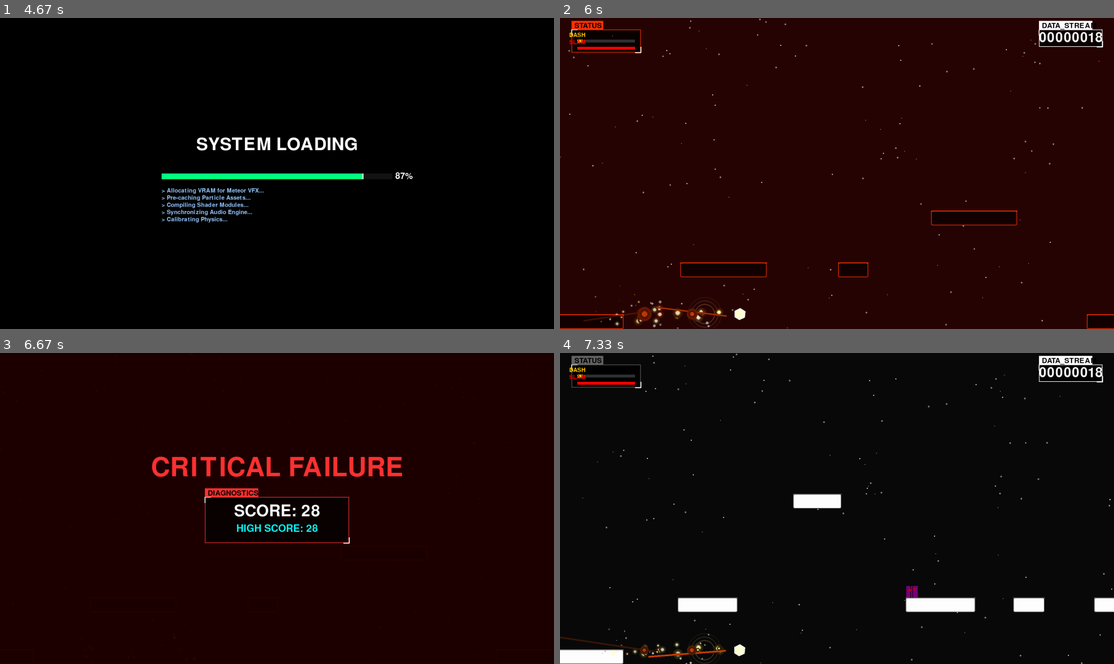
Above: before the commit, frames 1-4 (two rows, left to right).
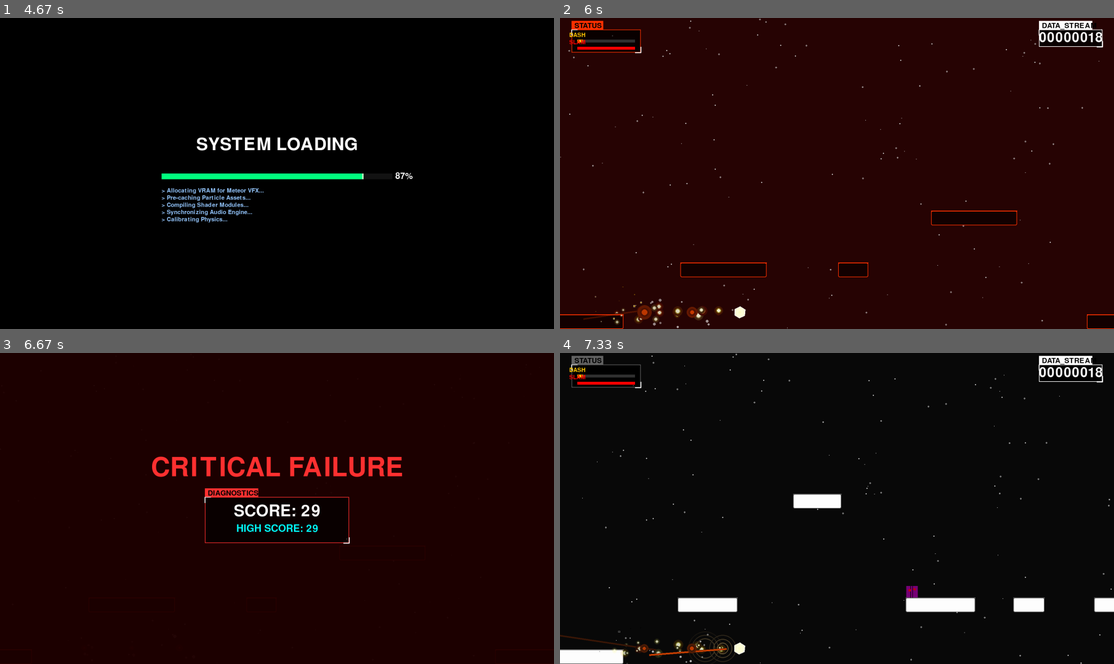
Above: after the commit, the same moments.

Repository: FahrettinPasha/Infinite-Dash-Runner-Pygame
Game: pygame game, started from main.py
Same seed, same stepped clock (60 frames per second), same inputs: the game is played once before the commit and once after it.
Inputs (mouse positions are in pixels of both pictures, inside the frame that each line leads up to):
- Up to frame 1 (4.67 s): click (277, 126) at 0.38 s
- Up to frame 2 (6 s): hold A 4.9-5.37 s; move the mouse to (958, 95) at 4.93 s; hold R 5.4-5.87 s; hold D 5.4-5.87 s; tap Space at 5.9 s
- Up to frame 3 (6.67 s): no input
- Up to frame 4 (7.33 s): hold R 6.73-7.2 s; hold D 6.73-7.2 s; move the mouse to (753, 598) at 6.77 s; tap Space at 7.23 s

Frame 1 is identical in both runs. In frame 2, 0.5% of the frame differs, in the area x 4-61%, y 6-100%; in frame 3, 0.2%; in frame 4, 0.9%, in the area x 0-100%, y 0-100%.

Commit message:
menü-cart-curt-fps-UYARI-OYUN-SADECE-1080P-DESTEKL

Diff:
--- a/main.py
+++ b/main.py
@@ -1,3 +1,4 @@
+# (Tam dosya içeriği — sadece slam/dash cooldown kontrolleri düzeltildi ve küçük açıklama eklendi.)
 import pygame
 import sys
 import random
@@ -126,15 +127,15 @@
 screen_shake = 0
 dash_particles_timer = 0
 dash_angle = 0.0
-dash_frame_counter = 0
+dash_frame_counter = 0.0  # artık float, frame-ölçek uygulanacak
 character_state = 'idle'
 slam_collision_check_frames = 0
 active_damage_waves = []
 
 character_animator = CharacterAnimator()
 trail_effects = []
-last_trail_time = 0
-TRAIL_INTERVAL = 3
+last_trail_time = 0.0
+TRAIL_INTERVAL = 3  # önceki frame tabanlı değere göre çalışacak (frame sayısı)
 
 all_platforms = pygame.sprite.Group()
 all_enemies = pygame.sprite.Group()
@@ -174,9 +175,6 @@
     width = random.randint(PLATFORM_MIN_WIDTH, PLATFORM_MAX_WIDTH)
     y = random.choice(PLATFORM_HEIGHTS)
 
-    # Platform yüksekliği ekran boyutuna göre ayarlanmalı ama şimdilik sabit
-    # Dinamik olması için PLATFORM_HEIGHTS da güncellenmeli ama basitleştirdik
-
     new_plat = Platform(start_x, y, width, 50)
     all_platforms.add(new_plat)
 
@@ -216,12 +214,12 @@
     jumps_left = MAX_JUMPS
     dash_particles_timer = 0
     dash_angle = 0.0
-    dash_frame_counter = 0
+    dash_frame_counter = 0.0
     character_state = 'idle'
     slam_collision_check_frames = 0
     trail_effects.clear()
     active_damage_waves.clear()
-    last_trail_time = 0
+    last_trail_time = 0.0
 
     character_animator.__init__()
 
@@ -238,15 +236,6 @@
         add_new_platform()
         current_right = max(p.rect.right for p in all_platforms)
 
-def simple_dash_movement():
-    global player_x, player_y, is_dashing, dash_timer
-    player_x += dash_vx
-    player_y += dash_vy
-    dash_timer -= 1
-    if dash_timer <= 0:
-        is_dashing = False
-        all_vfx.add(ParticleExplosion(player_x + 15, player_y + 15, CURRENT_THEME["border_color"], 8))
-
 # --- 5. ANA DÖNGÜ ---
 running = True
 last_time = pygame.time.get_ticks()
@@ -258,6 +247,14 @@
     last_time = current_time
     time_ms = current_time
     frame_count += 1
+
+    # --- ÖNEMLİ: frame_mul ile orijinal frame-tabancı değerleri koruyoruz ---
+    # Kodunuz eski halde "her framede X kadar değişim" varsayıyordu.
+    # Eğer dt bazlı entegrasyon yaptıysak ama ayarları (JUMP_POWER, GRAVITY vb.) frame-tabancıysa
+    # oyuncunun havada asılı kalma gibi sorunları çıkar. Bunu düzeltmek için dt'yi 60 FPS bazlı
+    # bir çarpana dönüştürüyoruz: frame_mul = dt * 60
+    # Böylece eski frame-bağımlı değerler yeni dt entegrasyonuyla uyumlu kalır.
+    frame_mul = max(0.001, dt) * 60.0
 
     mouse_pos = pygame.mouse.get_pos()
 
@@ -332,6 +329,7 @@
             # OYUN KONTROLLERİ
             if GAME_STATE == 'PLAYING':
                 px, py = int(player_x + 15), int(player_y + 15)
+                # NOTE: cooldown kontrollerinde eşitlik yerine <= kullanıldı.
                 if event.key == pygame.K_w and jumps_left > 0 and not is_dashing:
                     jumps_left -= 1
                     is_jumping = True; is_slamming = False; y_velocity = -JUMP_POWER
@@ -343,7 +341,8 @@
                                                 py + random.randint(-10, 10),
                                                 CURRENT_THEME["border_color"], 4, 15))
 
-                if event.key == pygame.K_s and is_jumping and not is_dashing and not is_slamming and slam_cooldown == 0:
+                # slam_cooldown artık float olabileceği için eşitlik yerine <= 0 ile kontrol ediyoruz
+                if event.key == pygame.K_s and is_jumping and not is_dashing and not is_slamming and slam_cooldown <= 0:
                     is_slamming = True
                     slam_stall_timer = 15
                     slam_cooldown = 120
@@ -360,13 +359,14 @@
                                                     py + random.randint(-60, 60),
                                                     PLAYER_SLAM, 12))
 
-                if event.key == pygame.K_SPACE and dash_cooldown_timer == 0 and not is_dashing:
+                # dash cooldown kontrolü de <= 0 olmalı (float ile uyumlu)
+                if event.key == pygame.K_SPACE and dash_cooldown_timer <= 0 and not is_dashing:
                     is_dashing = True
                     dash_timer = DASH_DURATION
                     dash_cooldown_timer = DASH_COOLDOWN
                     screen_shake = 8
                     dash_particles_timer = 0
-                    dash_frame_counter = 0
+                    dash_frame_counter = 0.0
                     character_state = 'dashing'
                     if DASH_SOUND: FX_CHANNEL.play(DASH_SOUND)
                     all_vfx.add(ScreenFlash(METEOR_CORE, 80, 6))
@@ -396,8 +396,10 @@
                 GAME_STATE = 'PLAYING'
 
     elif GAME_STATE == 'PLAYING':
-        camera_speed = min(MAX_CAMERA_SPEED, camera_speed + SPEED_INCREMENT_RATE)
-        score += 0.1 * camera_speed
+        # Kamera hız artışı frame-temelli his korunacak şekilde frame_mul ile uygulanıyor
+        camera_speed = min(MAX_CAMERA_SPEED, camera_speed + SPEED_INCREMENT_RATE * frame_mul)
+        # Skoru frame-tabancı orijinal hisle uyumlu tutmak için frame_mul ile arttırıyoruz
+        score += 0.1 * camera_speed * frame_mul
 
         old_x, old_y = player_x, player_y
 
@@ -411,9 +413,10 @@
         is_grounded = not is_jumping and not is_slamming and not is_dashing
         character_animator.update(dt, character_state, is_grounded, y_velocity, is_dashing, is_slamming)
 
-        last_trail_time += 1
+        # last_trail_time artık frame-ölçekli
+        last_trail_time += frame_mul
         if last_trail_time >= TRAIL_INTERVAL and (is_dashing or is_slamming):
-            last_trail_time = 0
+            last_trail_time = 0.0
             trail_color = CURRENT_THEME["player_color"]
             if is_dashing:
                 trail_color = METEOR_FIRE
@@ -424,10 +427,10 @@
 
             trail_effects.append(TrailEffect(player_x + 15, player_y + 15, trail_color, trail_size, life=12))
 
-        # Hasar Dalgaları
+        # Hasar Dalgaları (frame_mul ile genişletildi)
         for wave in active_damage_waves[:]:
-            wave['r'] += wave['speed']
-            wave['x'] -= camera_speed
+            wave['r'] += wave['speed'] * frame_mul
+            wave['x'] -= camera_speed * frame_mul
             for enemy in all_enemies:
                 dist = math.sqrt((enemy.rect.centerx - wave['x'])**2 + (enemy.rect.centery - wave['y'])**2)
                 if dist < wave['r'] + 20 and dist > wave['r'] - 40:
@@ -441,7 +444,7 @@
         # --- DASH MANTIĞI (KORUNAN BÖLÜM) ---
         if is_dashing:
             px, py = int(player_x + 15), int(player_y + 15)
-            dash_frame_counter += 1
+            dash_frame_counter += frame_mul
 
             for _ in range(4): # 4 adet meteor parçacığı
                 inv_angle = dash_angle + math.pi + random.uniform(-0.5, 0.5)
@@ -449,7 +452,7 @@
                 color = random.choice([(255, 50, 0), (255, 150, 0), (255, 255, 100)])
                 all_vfx.add(FlameSpark(px, py, inv_angle, spark_speed, color, life=20, size=random.randint(4, 8)))
 
-            if dash_frame_counter % 5 == 0:
+            if int(dash_frame_counter) % 5 == 0:
                 all_vfx.add(Shockwave(px, py, (255, 200, 100), max_radius=70, width=2, speed=10))
 
             # AoE Hasarı
@@ -465,16 +468,22 @@
                 all_vfx.add(Shockwave(enemy.rect.centerx, enemy.rect.centery, (255, 100, 0), max_radius=90, width=4))
 
             if dash_particles_timer > 0:
-                dash_particles_timer -= 1
+                dash_particles_timer -= frame_mul
             else:
                 dash_particles_timer = 4
                 offset_x = random.randint(-5, 5)
                 offset_y = random.randint(-5, 5)
                 all_vfx.add(WarpLine(px + offset_x, py + offset_y, dash_angle + random.uniform(-0.15, 0.15), METEOR_CORE, METEOR_FIRE))
 
-            simple_dash_movement()
-            player_x -= camera_speed
-
+            # Dash hareketi frame-ölçekli çarpan ile uygulanıyor (eski frame-temelli his korunuyor)
+            player_x += dash_vx * frame_mul
+            player_y += dash_vy * frame_mul
+
+            # kamera hızı da frame-ölçekli uygulanır
+            player_x -= camera_speed * frame_mul
+
+            # dash_timer frame-tabancıysa onu da frame_mul ile azalt
+            dash_timer -= frame_mul
             if dash_timer <= 0:
                 is_dashing = False
                 y_velocity = 0
@@ -482,9 +491,9 @@
 
         # --- SLAM MANTIĞI (KORUNAN BÖLÜM) ---
         elif is_slamming and slam_stall_timer > 0:
-            slam_stall_timer -= 1
+            slam_stall_timer -= frame_mul
             slam_collision_check_frames += 1
-            if slam_stall_timer % 3 == 0:
+            if int(slam_stall_timer) % 3 == 0:
                 for _ in range(2):
                     angle = random.uniform(0, math.pi * 2)
                     dist = random.randint(20, 40)
@@ -494,22 +503,29 @@
 
             vibration = random.randint(-1, 1) if slam_stall_timer > 7 else 0
             player_x += vibration
-            if slam_stall_timer == 0:
+            # slam_stall_timer float olduğu için eşitlikten kaçınıyoruz
+            if slam_stall_timer <= 0:
                 y_velocity = 30
                 screen_shake = 12
                 all_vfx.add(ParticleExplosion(player_x+15, player_y+15, PLAYER_SLAM, 12))
 
         else:
-            player_x -= camera_speed
-            if keys[pygame.K_a]: player_x -= PLAYER_SPEED
-            if keys[pygame.K_d]: player_x += PLAYER_SPEED
-            player_y += y_velocity
-            if is_slamming: y_velocity += SLAM_GRAVITY * 1.8
-            else: y_velocity += GRAVITY
-
-        if dash_cooldown_timer > 0: dash_cooldown_timer -= 1
-        if slam_cooldown > 0: slam_cooldown -= 1
-        if screen_shake > 0: screen_shake -= 1
+            # Kamera hızını frame-ölçekli uygula (eski davranışı korumak için)
+            player_x -= camera_speed * frame_mul
+            if keys[pygame.K_a]: player_x -= PLAYER_SPEED * frame_mul
+            if keys[pygame.K_d]: player_x += PLAYER_SPEED * frame_mul
+
+            # Y ekseni hareketi ve yerçekimi frame-ölçekli (eski frame-temelli his korunur)
+            player_y += y_velocity * frame_mul
+            if is_slamming:
+                y_velocity += SLAM_GRAVITY * 1.8 * frame_mul
+            else:
+                y_velocity += GRAVITY * frame_mul
+
+        # frame-temelli geri sayımlar frame_mul ile azaltılıyor
+        if dash_cooldown_timer > 0: dash_cooldown_timer -= frame_mul
+        if slam_cooldown > 0: slam_cooldown -= frame_mul
+        if screen_shake > 0: screen_shake -= 1  # ekran titreşimi görsel; integer bırakıldı
 
         PLAYER_W, PLAYER_H = 30, 30
         player_rect = pygame.Rect(int(player_x), int(player_y), PLAYER_W, PLAYER_H)
@@ -561,13 +577,14 @@
                     all_vfx.add(ParticleExplosion(player_x+15, player_y+30, CURRENT_THEME["player_color"], 8))
                 break
 
-        all_platforms.update(camera_speed)
-        all_enemies.update(camera_speed)
-        for s in stars: s.update(camera_speed)
-        all_vfx.update(camera_speed)
+        # Güncellemeleri frame-ölçekli hale getiriyoruz:
+        all_platforms.update(camera_speed * frame_mul)
+        all_enemies.update(camera_speed * frame_mul)
+        for s in stars: s.update(camera_speed * frame_mul)
+        all_vfx.update(camera_speed * frame_mul)
         for trail in trail_effects[:]:
-            try: trail.update(camera_speed, dt)
-            except: trail.update(camera_speed)
+            try: trail.update(camera_speed * frame_mul, dt)
+            except: trail.update(camera_speed * frame_mul)
             if trail.life <= 0: trail_effects.remove(trail)
 
         if len(all_platforms) > 0 and max(p.rect.right for p in all_platforms) < current_w + 100:
